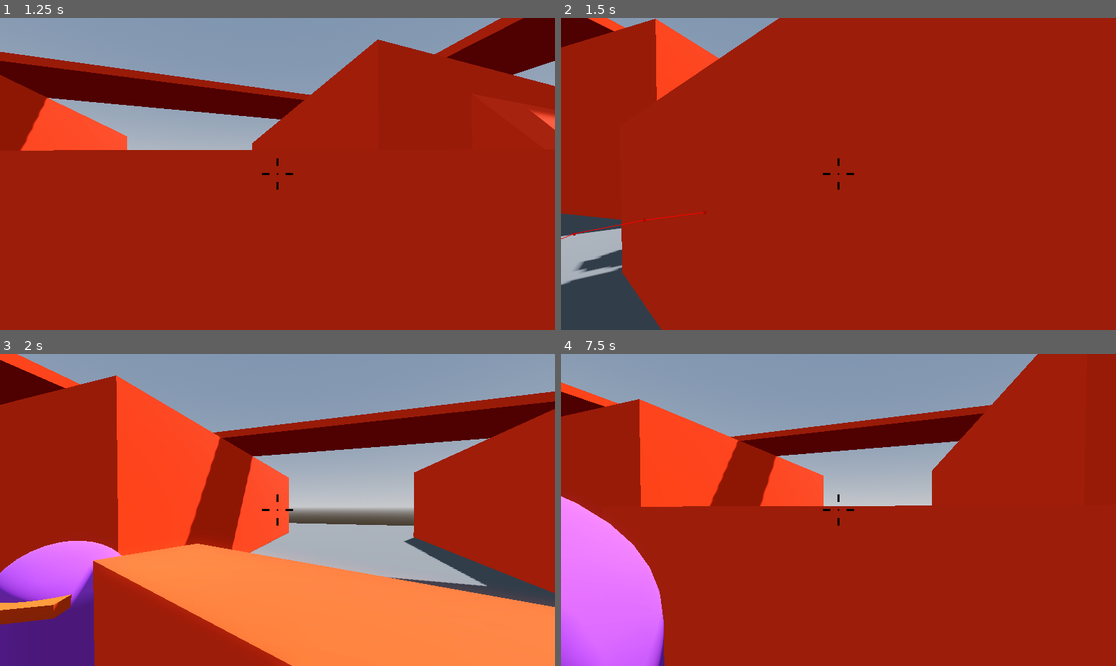
Above: before the commit, frames 1-4 (two rows, left to right).
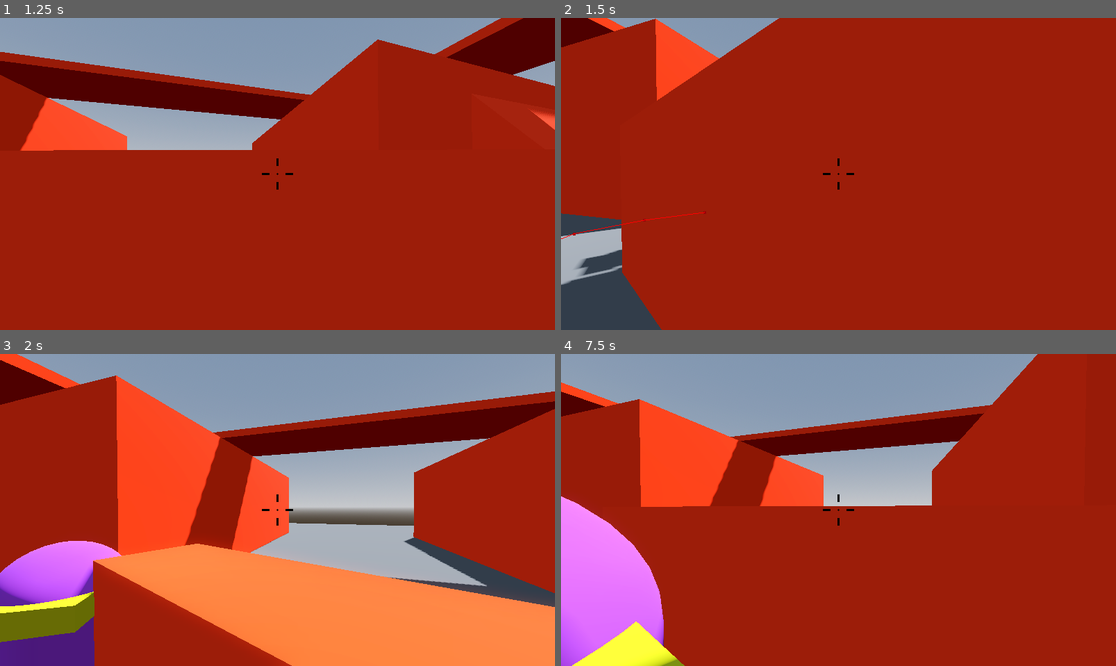
Above: after the commit, the same moments.

Repository: SpookyUboa/robo-rampage
Game: Godot game, scene res://Levels/Sandbox.tscn
Same seed, same stepped clock (60 frames per second), same inputs: the game is played once before the commit and once after it.
Inputs (mouse positions are in pixels of both pictures, inside the frame that each line leads up to):
- Up to frame 1 (1.25 s): tap Enter (ui_accept) at 0.5, 0.77 s; move the mouse to (305, 174) at 0.52 s; hold W (move_forward) from 0.53 s (still down)
- Up to frame 2 (1.5 s): keep holding W (move_forward); move the mouse to (810, 174) at 1.27 s
- Up to frame 3 (2 s): keep holding W (move_forward); tap Enter (ui_accept) at 1.52 s
- Up to frame 4 (7.5 s): move the mouse to (849, 503) at 2.02 s; tap Enter (ui_accept) at 2.75, 3.02, 3.77, 4.52, 5.75, 6.02, 6.77 s; move the mouse to (832, 516) at 2.77 s; move the mouse to (877, 513) at 3.52 s; move the mouse to (794, 506) at 4.27 s; move the mouse to (844, 510) at 5.02 s; move the mouse to (816, 503) at 5.77 s; release W (move_forward) at 5.78 s; hold D (move_right) 5.78-6.53 s; move the mouse to (866, 510) at 6.52 s; hold W (move_forward) from 6.53 s (still down); move the mouse to (810, 510) at 7.27 s

Frame 1 is identical in both runs. In frame 2, 0.1% of the frame differs, in the area x 2-10%, y 76-83%; in frame 3, 2.0%, in the area x 0-18%, y 76-93%; in frame 4, 1.4%.

Commit message:
Attack animation??

Diff:
--- a/Enemy/Enemy.tscn
+++ b/Enemy/Enemy.tscn
@@ -8,12 +8,70 @@
 
 [sub_resource type="CapsuleShape3D" id="CapsuleShape3D_ahkyo"]
 
-[sub_resource type="StandardMaterial3D" id="StandardMaterial3D_s7ooi"]
-albedo_color = Color(0.905882, 0.282353, 0, 1)
+[sub_resource type="Animation" id="Animation_i4omo"]
+resource_name = "attack"
+length = 0.2
+step = 0.05
+tracks/0/type = "value"
+tracks/0/imported = false
+tracks/0/enabled = true
+tracks/0/path = NodePath("Visor:scale")
+tracks/0/interp = 1
+tracks/0/loop_wrap = true
+tracks/0/keys = {
+"times": PackedFloat32Array(0, 0.1, 0.2),
+"transitions": PackedFloat32Array(1, 1, 1),
+"update": 0,
+"values": [Vector3(1, 1, 1), Vector3(1.5, 2, 1), Vector3(1, 1, 1)]
+}
+tracks/1/type = "value"
+tracks/1/imported = false
+tracks/1/enabled = true
+tracks/1/path = NodePath("Visor:material:albedo_color")
+tracks/1/interp = 1
+tracks/1/loop_wrap = true
+tracks/1/keys = {
+"times": PackedFloat32Array(0, 0.1, 0.2),
+"transitions": PackedFloat32Array(1, 1, 1),
+"update": 0,
+"values": [Color(0.737255, 0.737255, 0, 1), Color(0.737255, 0, 0, 1), Color(0.737255, 0.737255, 0, 1)]
+}
 
-[sub_resource type="BoxMesh" id="BoxMesh_f2pki"]
-material = SubResource("StandardMaterial3D_s7ooi")
-size = Vector3(0.5, 0.1, 0.5)
+[sub_resource type="Animation" id="Animation_73qi6"]
+length = 0.001
+tracks/0/type = "value"
+tracks/0/imported = false
+tracks/0/enabled = true
+tracks/0/path = NodePath("Visor:scale")
+tracks/0/interp = 1
+tracks/0/loop_wrap = true
+tracks/0/keys = {
+"times": PackedFloat32Array(0),
+"transitions": PackedFloat32Array(1),
+"update": 0,
+"values": [Vector3(1.5, 2, 1)]
+}
+tracks/1/type = "value"
+tracks/1/imported = false
+tracks/1/enabled = true
+tracks/1/path = NodePath("Visor:material:albedo_color")
+tracks/1/interp = 1
+tracks/1/loop_wrap = true
+tracks/1/keys = {
+"times": PackedFloat32Array(0),
+"transitions": PackedFloat32Array(1),
+"update": 0,
+"values": [Color(0.737255, 0.737255, 0, 1)]
+}
+
+[sub_resource type="AnimationLibrary" id="AnimationLibrary_bcu13"]
+_data = {
+"RESET": SubResource("Animation_73qi6"),
+"attack": SubResource("Animation_i4omo")
+}
+
+[sub_resource type="StandardMaterial3D" id="StandardMaterial3D_u5wtl"]
+albedo_color = Color(0.737255, 0.737255, 0, 1)
 
 [node name="Enemy" type="CharacterBody3D"]
 script = ExtResource("1_qdl4w")
@@ -27,6 +85,12 @@
 [node name="NavigationAgent3D" type="NavigationAgent3D" parent="."]
 debug_enabled = true
 
-[node name="MeshInstance3D2" type="MeshInstance3D" parent="."]
-transform = Transform3D(1, 0, 0, 0, 1, 0, 0, 0, 1, 0, 0.572, 0.35)
-mesh = SubResource("BoxMesh_f2pki")
+[node name="AnimationPlayer" type="AnimationPlayer" parent="."]
+libraries = {
+"": SubResource("AnimationLibrary_bcu13")
+}
+
+[node name="Visor" type="CSGBox3D" parent="."]
+transform = Transform3D(1.5, 0, 0, 0, 2, 0, 0, 0, 1, 0, 0.5, 0.35)
+size = Vector3(0.5, 0.1, 0.5)
+material = SubResource("StandardMaterial3D_u5wtl")
Not shown: 1 places in Enemy/Enemy.tscn that only renumber resources
